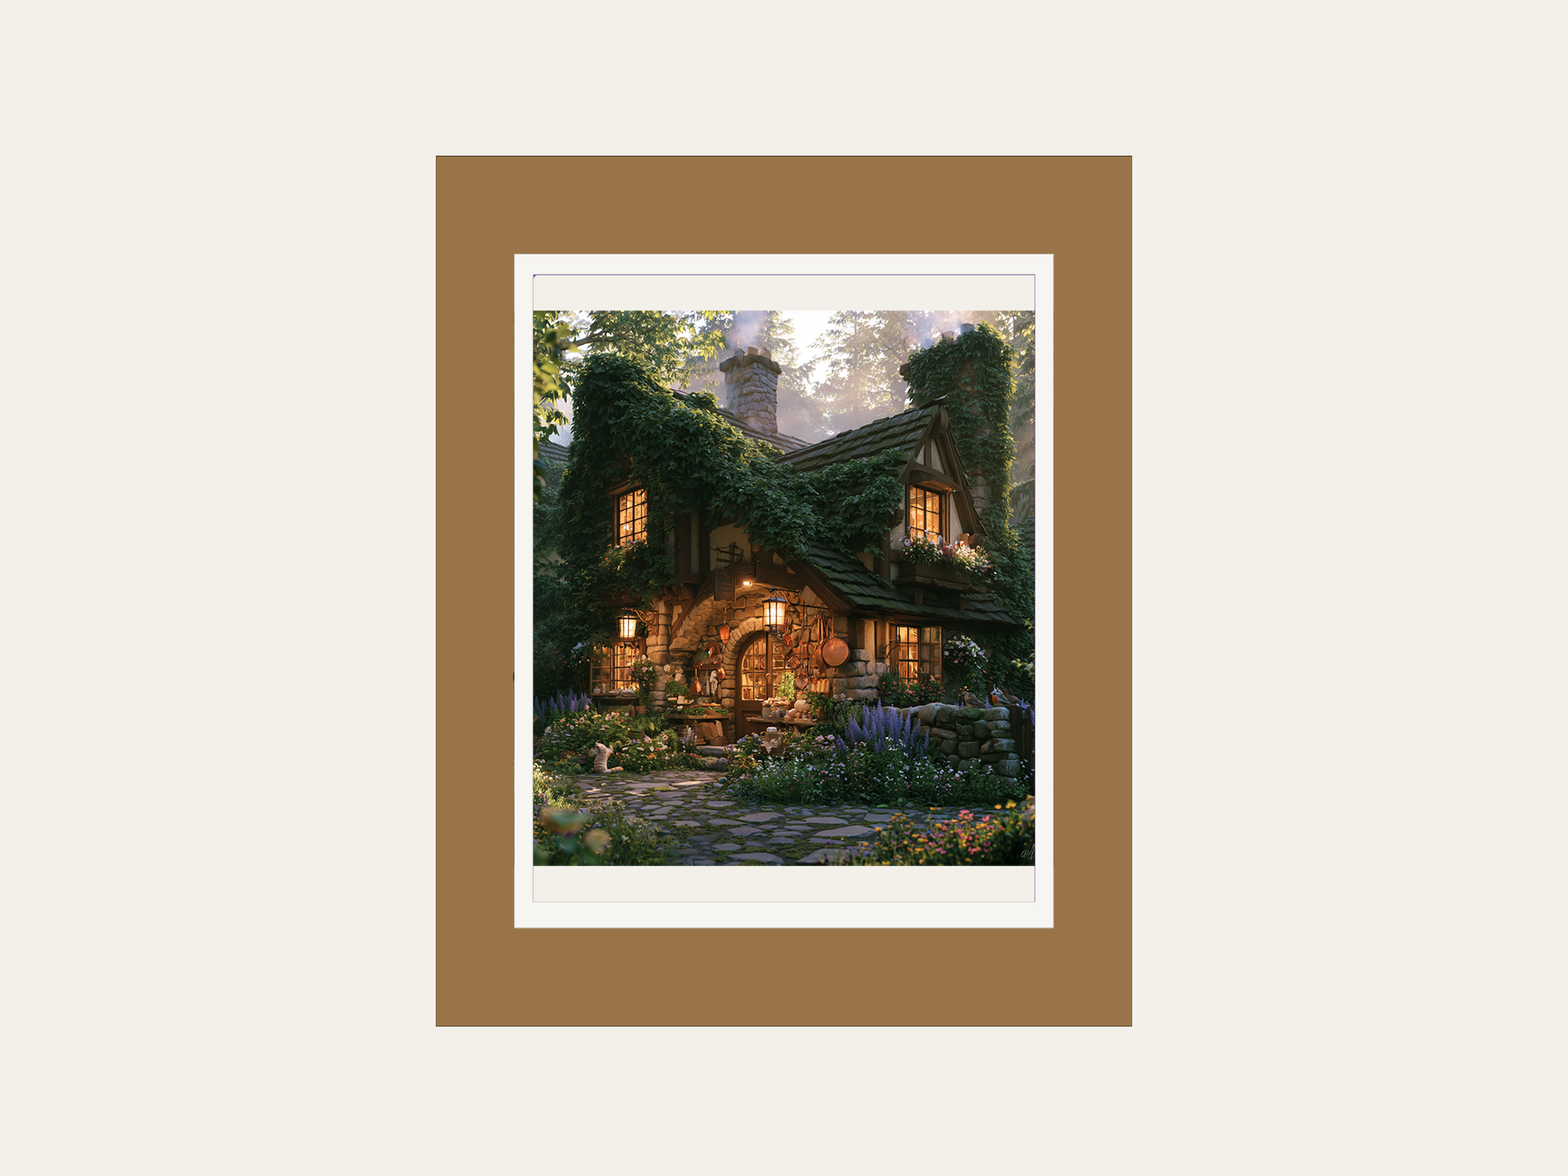
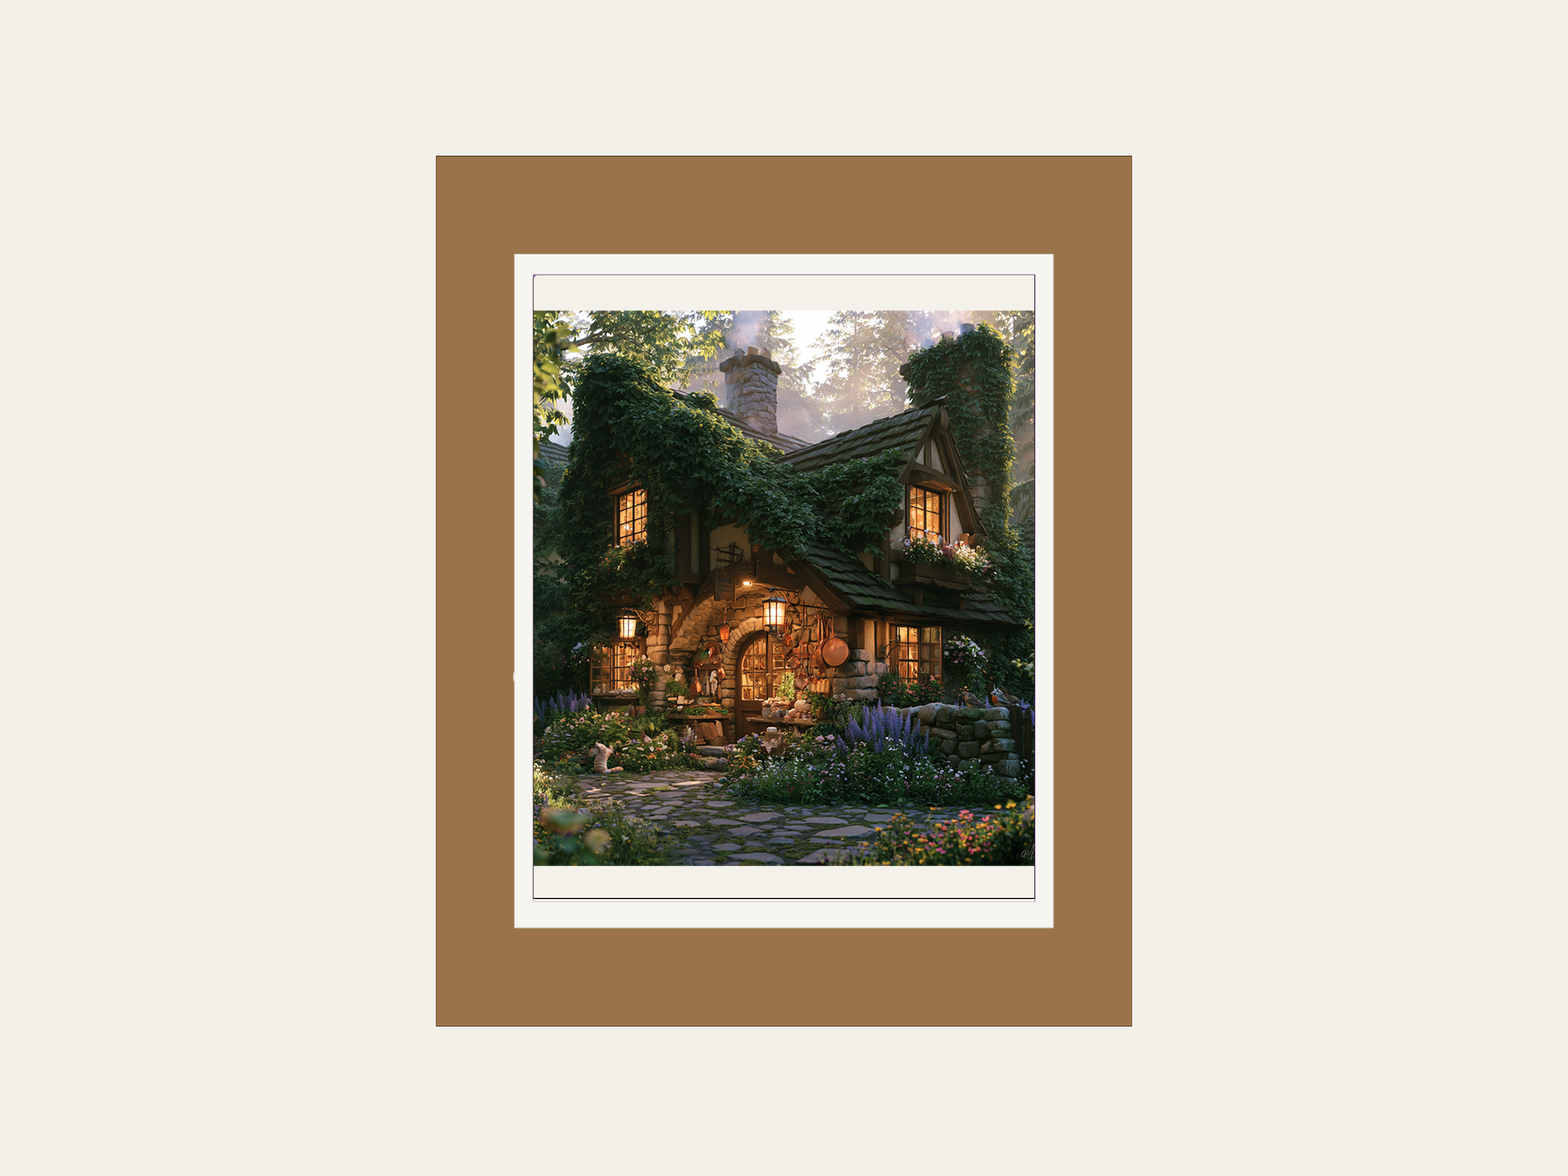
The second 1568px x 1176px image is a revision of the first. Changes to its layers:
added layer "Rectangle 1" above "WALL" over box(532, 274, 1036, 899)